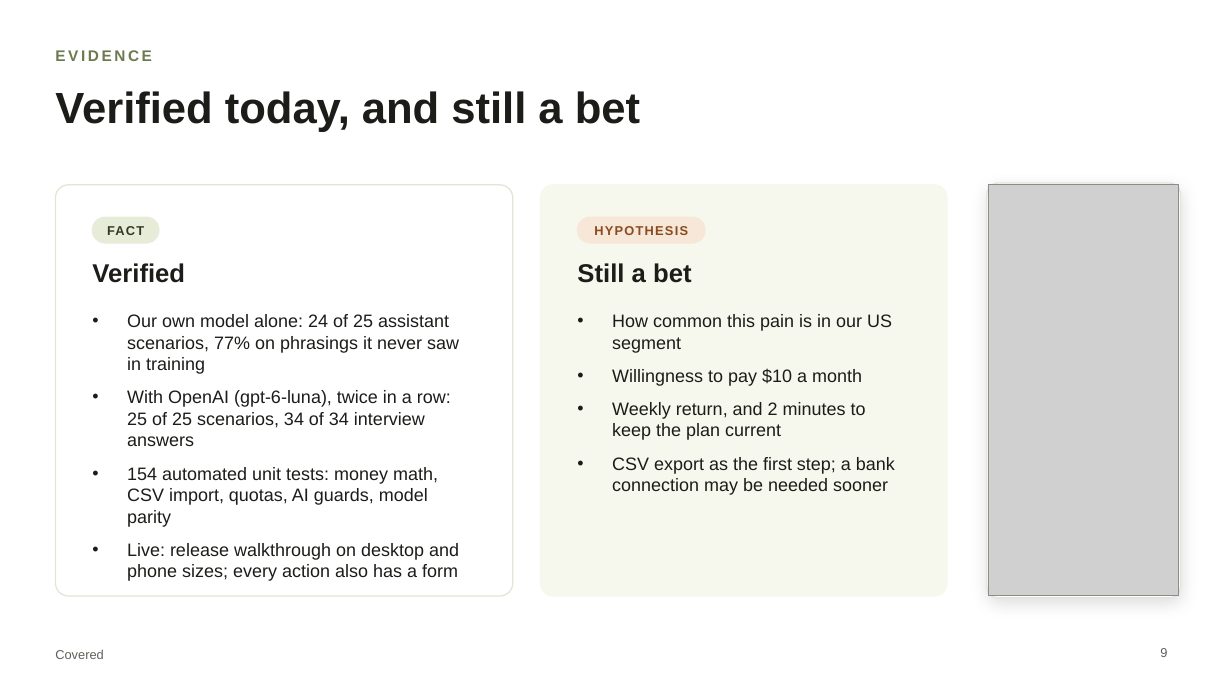
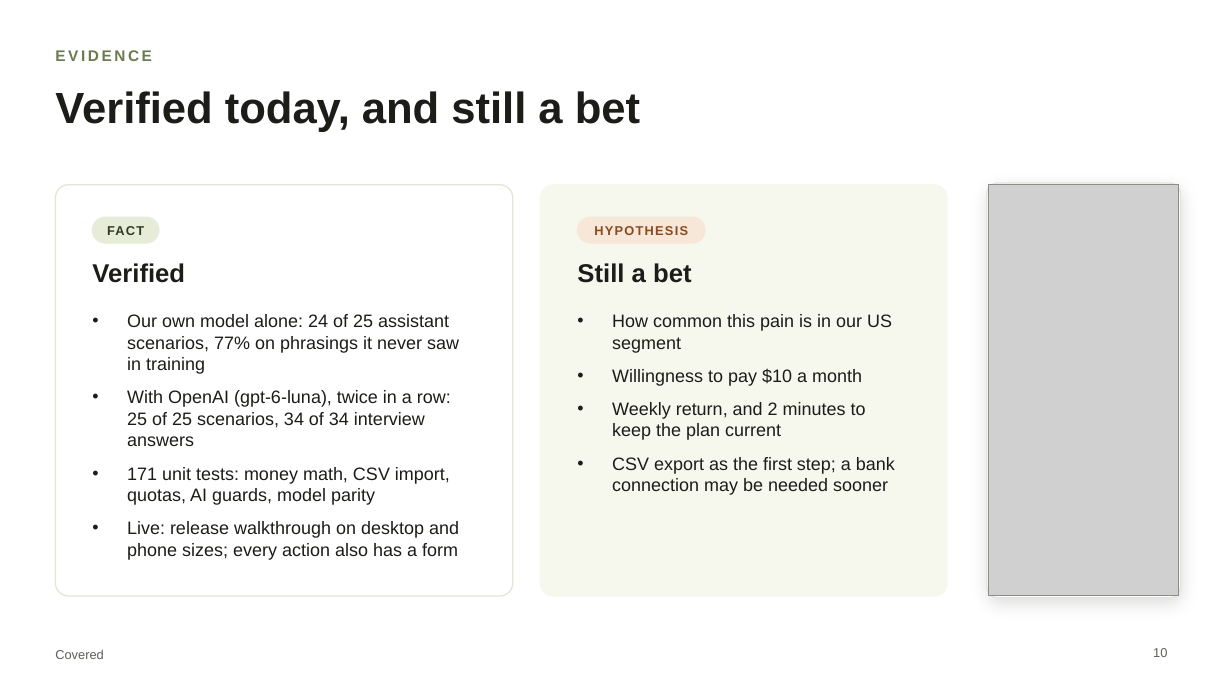
Before and after one commit to chinusoid/FractureTeam, a slide deck: slide 10 of pitch/covered-pitch.pptx (slide 9 before the commit). Drawn at 1232x693 pixels with LibreOffice and Linux fonts; fonts in the diff are those of the drawing; grey boxes stand for pictures. Boxes give left, top, right and bottom in pixels: in the first picture for what was removed or moved away, otherwise in the second. Text is boxed around its words. In the diff, an @@ line names an element or a change of style, - is before the commit and + after.

```diff
--- a/pitch/covered-pitch.pptx
+++ b/pitch/covered-pitch.pptx
@@ text at (127, 467, 450, 505): text changed @@
-• 154 automated unit tests: money math, CSV import, quotas, AI guards, model parity
+• 171 unit tests: money math, CSV import, quotas, AI guards, model parity
@@ page number at (1153, 648, 1167, 657): text changed @@
-9
+10
```
Also in this commit, not shown: 1 other slide changed, 1 slide added, 16 other files.
